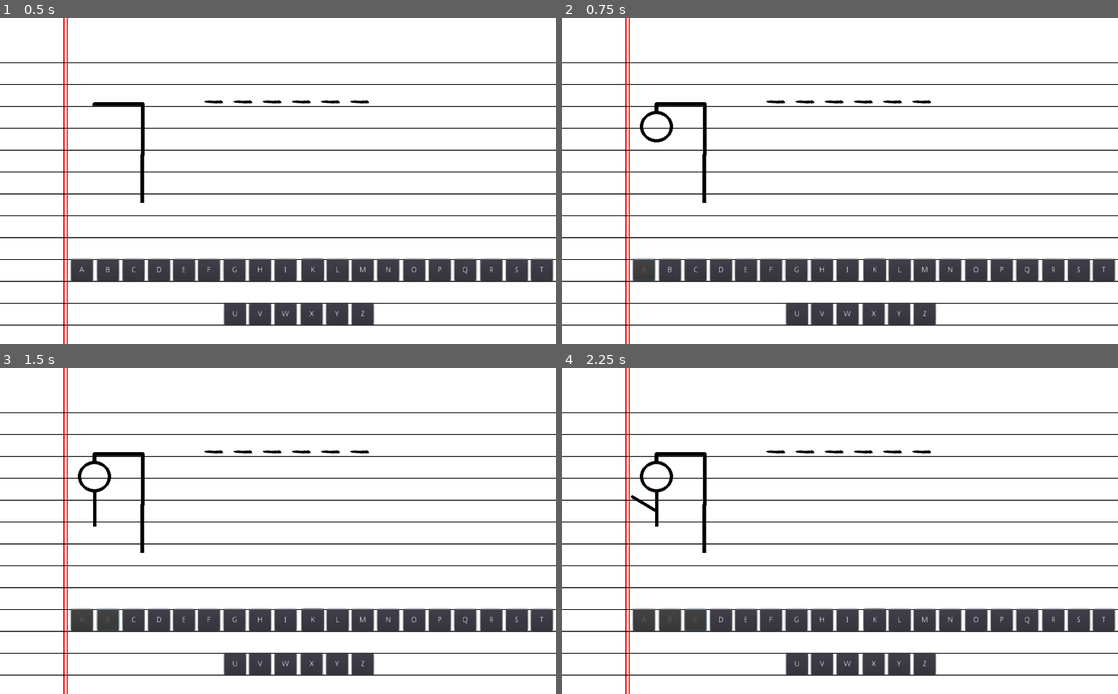
Above: before the commit, frames 1-4 (two rows, left to right).
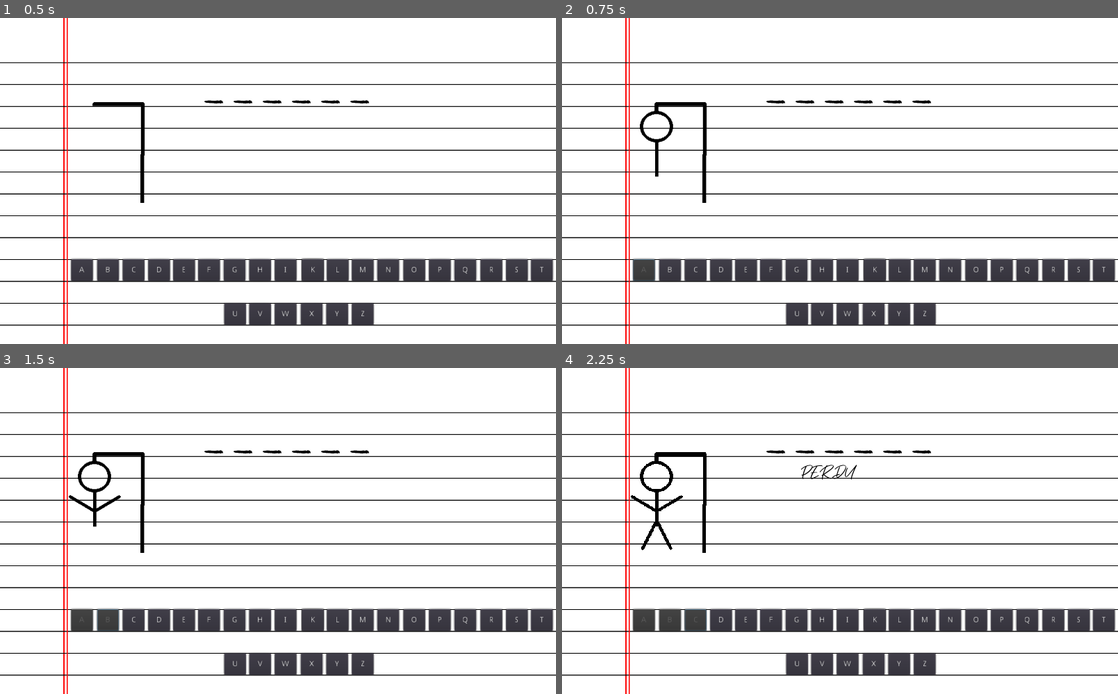
Above: after the commit, the same moments.

Repository: Jelared/Project-Jeu_du_Pendu
Game: Godot game, scene res://scenes/Main.tscn
The game is run twice, just before and just after one commit, with the same random seed, the same clock (stepped at 60 frames per second) and the same inputs.
Inputs:
- Up to frame 1 (0.5 s): no input
- Up to frame 2 (0.75 s): click "A" at 0.5 s
- Up to frame 3 (1.5 s): click "B" at 1.25 s
- Up to frame 4 (2.25 s): click "C" at 2 s

Frame 1 is identical in both runs. In frame 2, less than 0.1% of the frame differs, in the area x 16-18%, y 38-49%; in frame 3, 0.1%; in frame 4, 0.4%, in the area x 12-53%, y 25-57%.
Error after the commit: Invalid get index 'text' (on base: 'null instance'). (res://scripts/Main.gd:36)

Commit message:
update 20-09-2022
utilisation clavier

Diff:
--- a/scripts/Main.gd
+++ b/scripts/Main.gd
@@ -25,18 +25,26 @@
 func _process(delta):
 	pass
 
-#L'appuie sur un bouton envoie un signal
+##Lettres avec boutons : L'appuie sur un bouton envoie un signal
 func bouttons():
 	for button in groupe_clavier.get_buttons():
 		button.connect("pressed",self,"lettre")
 
+
 #Le signal : met en mémoire la lettre (en minuscule) affiché sur le bouton et bloque le bouton qui ne peut plus etre utilisé
 func lettre():
-### lettre au clavier à voir si ajout
 	lettre_clavier = groupe_clavier.get_pressed_button().text.to_lower()
 	groupe_clavier.get_pressed_button().disabled = true
 	print(lettre_clavier)
 	test()
+
+##Lettres au clavier
+func _input(event):
+	if event.is_pressed():
+		var lettre_clavier = event.as_text().to_lower()
+		print(lettre_clavier)
+		lettre()
+		test()
 
 
 #Choix d'un mot dans une liste  : aléatoire randi(), entre %, 0 et le nombre total de mot dans la liste size()
